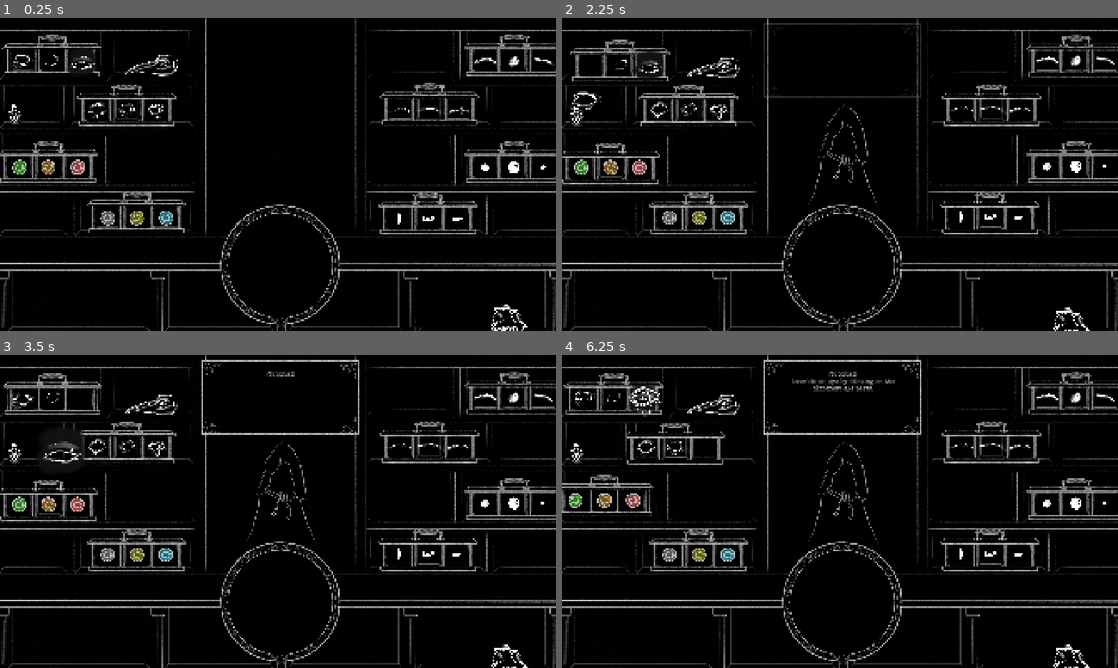
Above: before the commit, frames 1-4 (two rows, left to right).
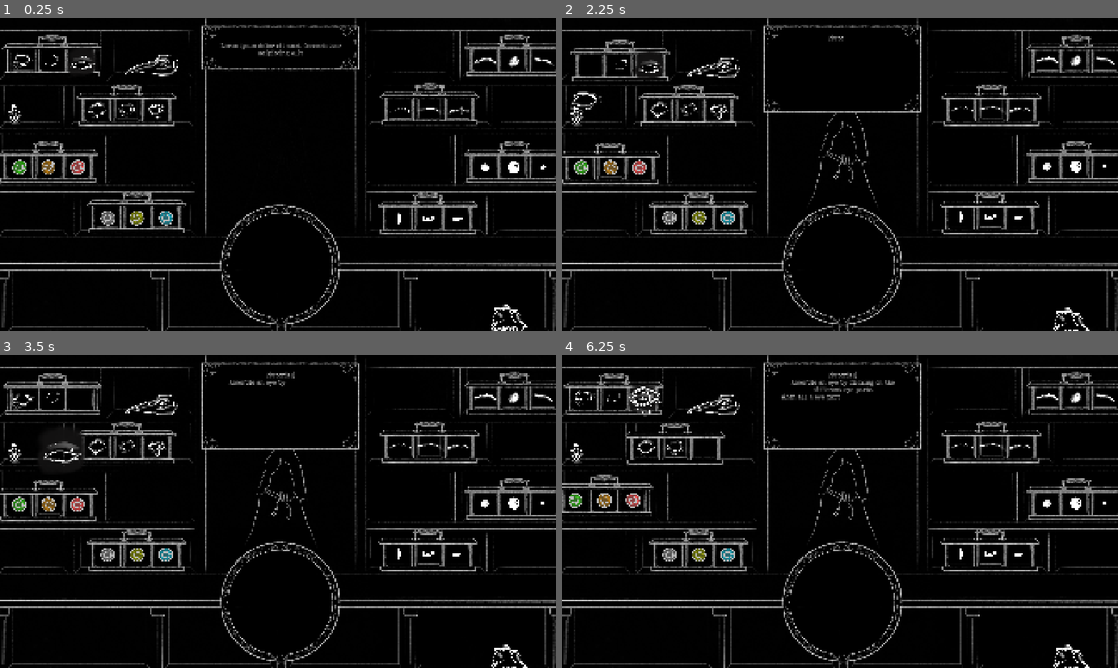
Above: after the commit, the same moments.

Repository: MarkusSecundus/Gamestudies-Experiment
Game: Godot game, scene res://scenes/MainScene.tscn
Two runs of this game, one before a commit and one after it. Both use one fixed random seed, a clock stepped at 60 frames per second and the inputs below. Sound files missing from this copy of the repository are replaced by a short silence.
Inputs (mouse positions are in pixels of both pictures, inside the frame that each line leads up to):
- Up to frame 1 (0.25 s): no input
- Up to frame 2 (2.25 s): drag from (612, 36) to (689, 86) at 0.52 s; drag from (628, 89) to (578, 168) at 1.27 s; move the mouse to (623, 68) at 2.02 s; click (623, 68) at 2.17 s
- Up to frame 3 (3.5 s): drag from (83, 398) to (50, 480) at 2.77 s
- Up to frame 4 (6.25 s): drag from (689, 423) to (612, 480) at 3.52 s; drag from (606, 483) to (584, 398) at 4.27 s; move the mouse to (667, 455) at 5.02 s; click (667, 455) at 5.17 s; drag from (701, 448) to (639, 398) at 5.77 s

The runs differ from the first frame. In frame 1, 0.9% of the frame differs, in the area x 36-65%, y 2-18%; in frame 2, 1.1%; in frame 3, 1.1%; in frame 4, 1.5%, in the area x 36-65%, y 1-31%.

Commit message:
main text box tweaks

Diff:
--- a/scenes/MainScene.tscn
+++ b/scenes/MainScene.tscn
@@ -1,10 +1,8 @@
-[gd_scene load_steps=71 format=3 uid="uid://dfb3nyvrfv6a7"]
+[gd_scene load_steps=68 format=3 uid="uid://dfb3nyvrfv6a7"]
 
 [ext_resource type="Script" uid="uid://din0s1uvjsoom" path="res://scripts/PlacementLocations.gd" id="1_4ikpr"]
 [ext_resource type="Script" uid="uid://xd1qo61t6aii" path="res://scripts/PlacementLocation.gd" id="1_kik7w"]
-[ext_resource type="Script" uid="uid://6tyv7v1ulak" path="res://scripts/old/GameManager.gd" id="1_u55b3"]
 [ext_resource type="Texture2D" uid="uid://c7y1fq7lt3jsy" path="res://art/shop/eye_shop.png" id="1_wsqty"]
-[ext_resource type="Script" uid="uid://cwvtbrr7ojsuu" path="res://scripts/old/BigEye.gd" id="2_1wiy7"]
 [ext_resource type="Texture2D" uid="uid://c30felno5aoxi" path="res://art/eyebrows/eyebrows_1.png" id="2_cfq0f"]
 [ext_resource type="Script" uid="uid://drwi8itr31skv" path="res://scripts/old/EyePartButton.gd" id="3_ygjfp"]
 [ext_resource type="Texture2D" uid="uid://ci0je63rsgf6k" path="res://art/eyes/eyes_elegant.png" id="4_o3jky"]
@@ -43,7 +41,6 @@
 [ext_resource type="AudioStream" uid="uid://bngdb6kvcpvgj" path="res://art/sounds/typing3.wav" id="31_u55b3"]
 [ext_resource type="AudioStream" uid="uid://b1oa0aixjoxwx" path="res://art/sounds/typing4.wav" id="32_wsqty"]
 [ext_resource type="AudioStream" uid="uid://ka8006boe45u" path="res://art/sounds/typing5.wav" id="33_oiest"]
-[ext_resource type="Resource" uid="uid://b26svdsm54pcb" path="res://questions.tres" id="36_u55b3"]
 [ext_resource type="Texture2D" uid="uid://nny5p5oxacxb" path="res://art/shop/eye_piedestal.png" id="38_oiest"]
 [ext_resource type="PackedScene" uid="uid://dieqi7fura551" path="res://prefabs/eye_holder.tscn" id="39_f4jp2"]
 [ext_resource type="Script" uid="uid://bf7lv13p2npde" path="res://scripts/EyePiedestal.gd" id="43_2so2y"]
@@ -76,19 +73,19 @@
 radius = 43.0
 height = 136.0
 
+[sub_resource type="Gradient" id="Gradient_ep2w0"]
+offsets = PackedFloat32Array(0.2923077, 1)
+colors = PackedColorArray(0, 0, 0, 1, 0, 0, 0, 0)
+
+[sub_resource type="GradientTexture1D" id="GradientTexture1D_x1s54"]
+gradient = SubResource("Gradient_ep2w0")
+
+[sub_resource type="CircleShape2D" id="CircleShape2D_7yh6i"]
+radius = 220.0091
+
 [sub_resource type="Theme" id="Theme_i7ifx"]
 default_font = ExtResource("28_qavw1")
 default_font_size = 22
-
-[sub_resource type="Gradient" id="Gradient_ep2w0"]
-offsets = PackedFloat32Array(0.2923077, 1)
-colors = PackedColorArray(0, 0, 0, 1, 0, 0, 0, 0)
-
-[sub_resource type="GradientTexture1D" id="GradientTexture1D_x1s54"]
-gradient = SubResource("Gradient_ep2w0")
-
-[sub_resource type="CircleShape2D" id="CircleShape2D_7yh6i"]
-radius = 220.0091
 
 [node name="Control" type="Control"]
 layout_mode = 3
@@ -1291,49 +1288,6 @@
 script = ExtResource("3_ygjfp")
 target = NodePath("../../BigEyeShowcase/BigEye/Eyebrow")
 
-[node name="QuestionsBox" type="Control" parent="."]
-visible = false
-anchors_preset = 0
-offset_left = 618.0
-offset_top = 747.0
-offset_right = 1316.0
-offset_bottom = 1045.0
-script = ExtResource("28_i7ifx")
-seconds_per_char = 0.02
-sounds_per_char = Array[AudioStream]([ExtResource("29_kwqb8"), ExtResource("30_y15d6"), ExtResource("31_u55b3"), ExtResource("32_wsqty"), ExtResource("33_oiest")])
-
-[node name="Background" type="ColorRect" parent="QuestionsBox"]
-layout_mode = 1
-anchors_preset = 15
-anchor_right = 1.0
-anchor_bottom = 1.0
-grow_horizontal = 2
-grow_vertical = 2
-mouse_filter = 2
-color = Color(0, 0, 0, 1)
-
-[node name="Label" type="RichTextLabel" parent="QuestionsBox"]
-layout_mode = 1
-anchors_preset = 15
-anchor_right = 1.0
-anchor_bottom = 1.0
-grow_horizontal = 2
-grow_vertical = 2
-theme = SubResource("Theme_i7ifx")
-text = "
-
-Lorem ipsum dolor sit amet. Consectetuer adipiscing elit"
-horizontal_alignment = 1
-visible_characters_behavior = 3
-
-[node name="EyeDestination" type="Node2D" parent="QuestionsBox"]
-position = Vector2(350, 249)
-
-[node name="GameManager" type="Node" parent="." node_paths=PackedStringArray("question_box")]
-script = ExtResource("1_u55b3")
-question_box = NodePath("../QuestionsBox")
-questions = ExtResource("36_u55b3")
-
 [node name="BigEyeShowcase" type="Control" parent="."]
 visible = false
 modulate = Color(1, 1, 1, 0.45490196)
@@ -1347,12 +1301,9 @@
 scale = Vector2(0.59539735, 0.59539735)
 mouse_filter = 2
 
-[node name="BigEye" type="Node2D" parent="BigEyeShowcase" node_paths=PackedStringArray("destination")]
+[node name="BigEye" type="Node2D" parent="BigEyeShowcase"]
 z_index = 500
 position = Vector2(321, 297)
-script = ExtResource("2_1wiy7")
-destination = NodePath("../../QuestionsBox/EyeDestination")
-color_distance_interval = Vector2(300, 40)
 
 [node name="Eyebrow" type="Sprite2D" parent="BigEyeShowcase/BigEye"]
 visible = false
@@ -1866,17 +1817,48 @@
 region_rect = Rect2(178.67114, 425, 857.32886, 799)
 
 [node name="TextBubble" type="Control" parent="."]
-visible = false
 anchors_preset = 0
 offset_left = 694.0
-offset_top = 16.0
+offset_top = 20.0
 offset_right = 1242.0
-offset_bottom = 279.0
+offset_bottom = 283.0
 script = ExtResource("28_i7ifx")
 sounds_per_char = Array[AudioStream]([ExtResource("29_kwqb8"), ExtResource("30_y15d6"), ExtResource("31_u55b3"), ExtResource("32_wsqty"), ExtResource("33_oiest")])
 is_skippable = false
 
-[node name="Frame" type="NinePatchRect" parent="TextBubble"]
+[node name="Label" type="RichTextLabel" parent="TextBubble"]
+self_modulate = Color(0.75987595, 0.75987595, 0.75987595, 1)
+z_index = 10
+clip_contents = false
+layout_mode = 1
+anchors_preset = 10
+anchor_right = 1.0
+offset_left = 47.0
+offset_top = 37.0
+offset_right = -42.0
+offset_bottom = 140.0
+grow_horizontal = 2
+theme = SubResource("Theme_i7ifx")
+text = "Lorem ipsum dolor sit amet. Consectetuer adipiscing elit"
+fit_content = true
+horizontal_alignment = 1
+vertical_alignment = 1
+visible_characters_behavior = 3
+
+[node name="Control" type="Control" parent="TextBubble/Label"]
+z_index = -1
+layout_mode = 1
+anchors_preset = 15
+anchor_right = 1.0
+anchor_bottom = 1.0
+offset_left = -47.0
+offset_top = -33.0
+offset_right = 42.0
+offset_bottom = 23.0
+grow_horizontal = 2
+grow_vertical = 2
+
+[node name="Frame" type="NinePatchRect" parent="TextBubble/Label/Control"]
 layout_mode = 1
 anchors_preset = -1
 anchor_right = 1.667
@@ -1891,25 +1873,6 @@
 axis_stretch_horizontal = 1
 axis_stretch_vertical = 1
 
-[node name="Label" type="RichTextLabel" parent="TextBubble"]
-modulate = Color(0.75987595, 0.75987595, 0.75987595, 1)
-layout_mode = 1
-anchors_preset = 15
-anchor_right = 1.0
-anchor_bottom = 1.0
-offset_left = 47.0
-offset_top = 37.0
-offset_right = -42.0
-offset_bottom = -36.0
-grow_horizontal = 2
-grow_vertical = 2
-theme = SubResource("Theme_i7ifx")
-text = "
-
-Lorem ipsum dolor sit amet. Consectetuer adipiscing elit"
-horizontal_alignment = 1
-visible_characters_behavior = 3
-
 [node name="DialogSystem" type="Node" parent="." node_paths=PackedStringArray("default_start", "default_text_box")]
 script = ExtResource("45_pwxld")
 default_start = NodePath("Fn_Main")
@@ -1939,8 +1902,10 @@
 wait_for_user_input = false
 text = "[Tutorial]
 Assemble an eye by clicking on the different eye parts.
-When all 4 eye parts are present and you are satisfied with  your creation, submit it to the customer by dragging it onto this text bubble."
-do_fade_out_after = null
+When all 4 eye parts are present and you are satisfied with  your creation, submit it to the customer by dragging it onto this text bubble.
+
+...
+Test"
 
 [node name="Call_WaitForSubmittion" type="Node" parent="DialogSystem/Fn_Main/Tutorial" node_paths=PackedStringArray("callee")]
 script = ExtResource("54_ell2e")
@@ -1978,7 +1943,6 @@
 text = "Hello, I am yet another tutorial customer.
 Please create whatever eye you like and give it to me.
 Real customers will follow right after."
-do_fade_out_after = null
 
 [node name="Call_WaitForSubmittion" type="Node" parent="DialogSystem/Fn_Main/Tutorial2" node_paths=PackedStringArray("callee")]
 script = ExtResource("54_ell2e")
@@ -2016,7 +1980,6 @@
 text = "After what I did, my family will never look into my eyes.
 Please give me new ones, so that they forget.
 ...so that I can forget."
-do_fade_out_after = null
 
 [node name="Call_WaitForSubmittion" type="Node" parent="DialogSystem/Fn_Main/NeedsToForgetWhatHeDid" node_paths=PackedStringArray("callee")]
 script = ExtResource("54_ell2e")
@@ -2053,7 +2016,6 @@
 script = ExtResource("46_cw1g3")
 text = "I lost my eyes serving my king and country.
 Please, help me so that I can ride into battle once more."
-do_fade_out_after = null
 
 [node name="Call_WaitForSubmittion" type="Node" parent="DialogSystem/Fn_Main/LoyalKnight" node_paths=PackedStringArray("callee")]
 script = ExtResource("54_ell2e")
@@ -2090,7 +2052,6 @@
 script = ExtResource("46_cw1g3")
 text = "I dedicated my whole life to pursuing beauty, yet I still have to bear these filthy servant eyes!
 Give me some new ones - ones that are more deserving of me."
-do_fade_out_after = null
 
 [node name="Call_WaitForSubmittion" type="Node" parent="DialogSystem/Fn_Main/Vain" node_paths=PackedStringArray("callee")]
 script = ExtResource("54_ell2e")
@@ -2431,13 +2392,11 @@
 [node name="Text" type="Node" parent="DialogSystem/test"]
 script = ExtResource("46_cw1g3")
 text = "This is a piece of text"
-do_fade_out_after = null
 
 [node name="Text2" type="Node" parent="DialogSystem/test"]
 script = ExtResource("46_cw1g3")
 text = "More text"
 append = true
-do_fade_out_after = null
 
 [node name="Jump" type="Node" parent="DialogSystem/test" node_paths=PackedStringArray("destination")]
 script = ExtResource("52_xuwja")
